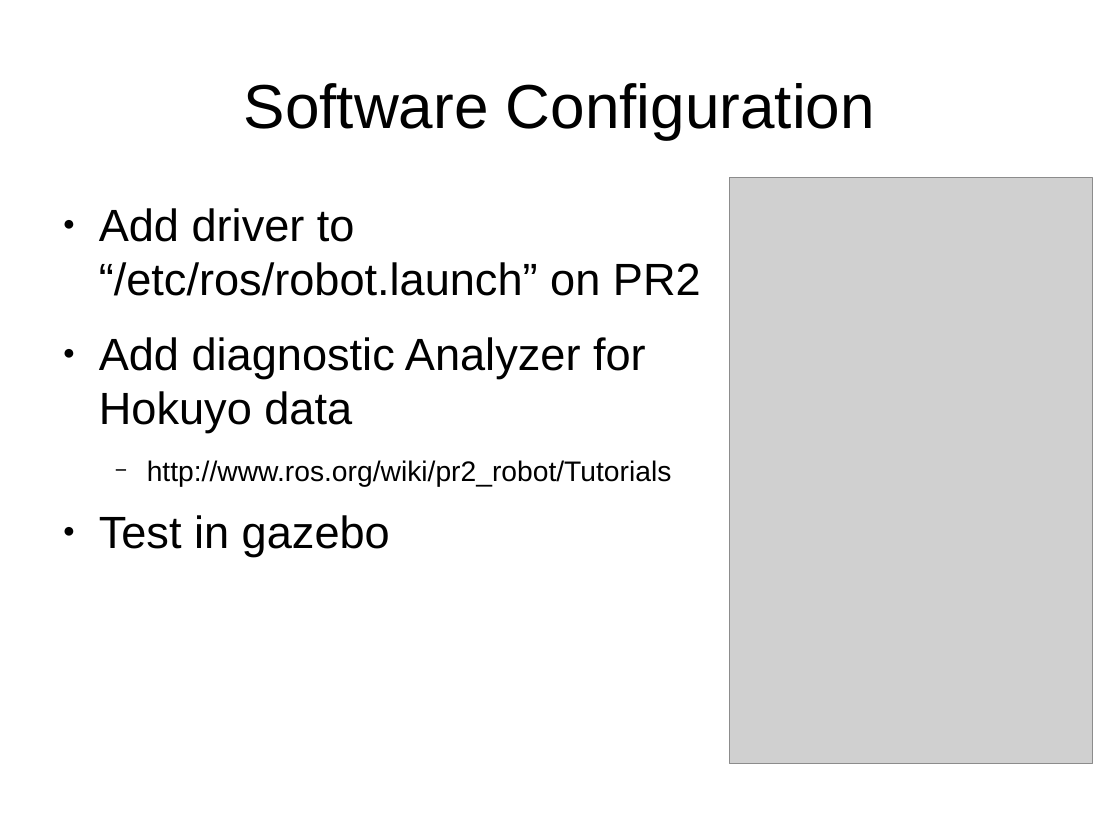
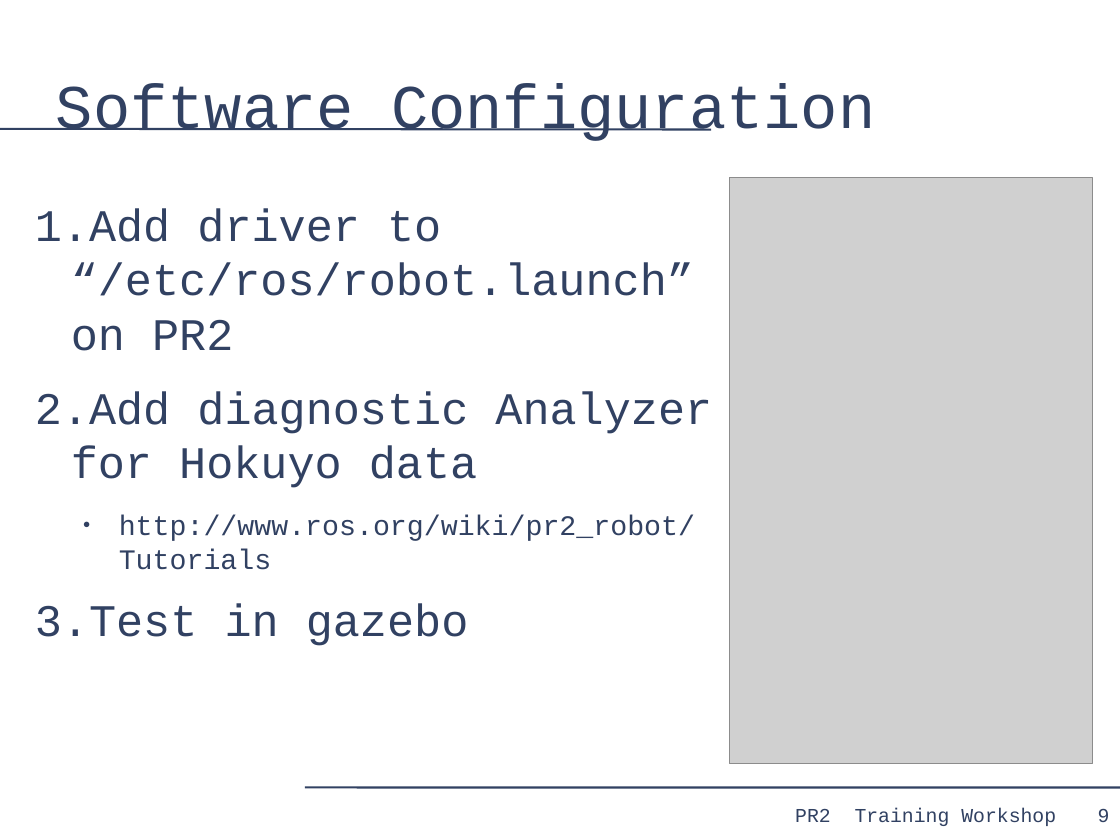
Before and after one commit to PR2/pr2_docs, a slide deck: slide 9 of pr2_training_workshop/modifying_pr2/adding_sensor.odp. Drawn at 1120x840 pixels with LibreOffice and Linux fonts; fonts in the diff are those of the drawing; grey boxes stand for pictures. Boxes give left, top, right and bottom in pixels: in the first picture for what was removed or moved away, otherwise in the second. Text is boxed around its words. In the diff, an @@ line names an element or a change of style, - is before the commit and + after.

```diff
--- a/pr2_training_workshop/modifying_pr2/adding_sensor.odp
+++ b/pr2_training_workshop/modifying_pr2/adding_sensor.odp
@@ title "Software Configuration" at [56,84,875,141]: font Arial to Courier New, text colour #000000 to #314162; alignment centre to left @@
@@ line added from (0, 129) to (711, 129), #314162 1.45 pt @@
@@ text "Add driver to “/etc/ros/robot.launch” on ...": place and size @@
-text "Add driver to “/etc/ros/robot.launch” on ..." at [99,208,701,557]
+text "Add driver to “/etc/ros/robot.launch” on ..." at [35,209,712,646]
@@ text "Add driver to “/etc/ros/robot.launch” on ..." at [35,209,712,646]: font Arial to Courier New, text colour #000000 to #314162; bullet ● to 1.; bullet colour #000000 to #314162; bullet − to ● @@
@@ line added from (305, 788) to (1120, 788), #314162 1.45 pt @@
@@ text added at [795,808,1056,826], 14 pt, text #314162 @@
+PR2 Training Workshop
@@ page number added at [1098,809,1110,822], 14 pt, text #314162 @@
+9
```
Also in this commit, not shown: 17 other slides changed.
